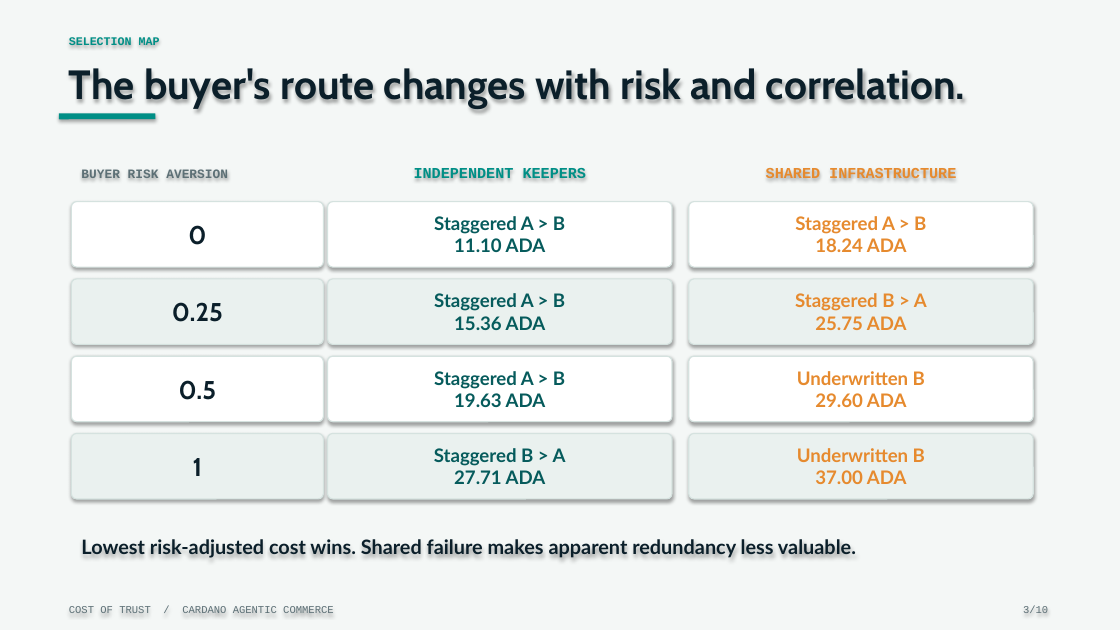
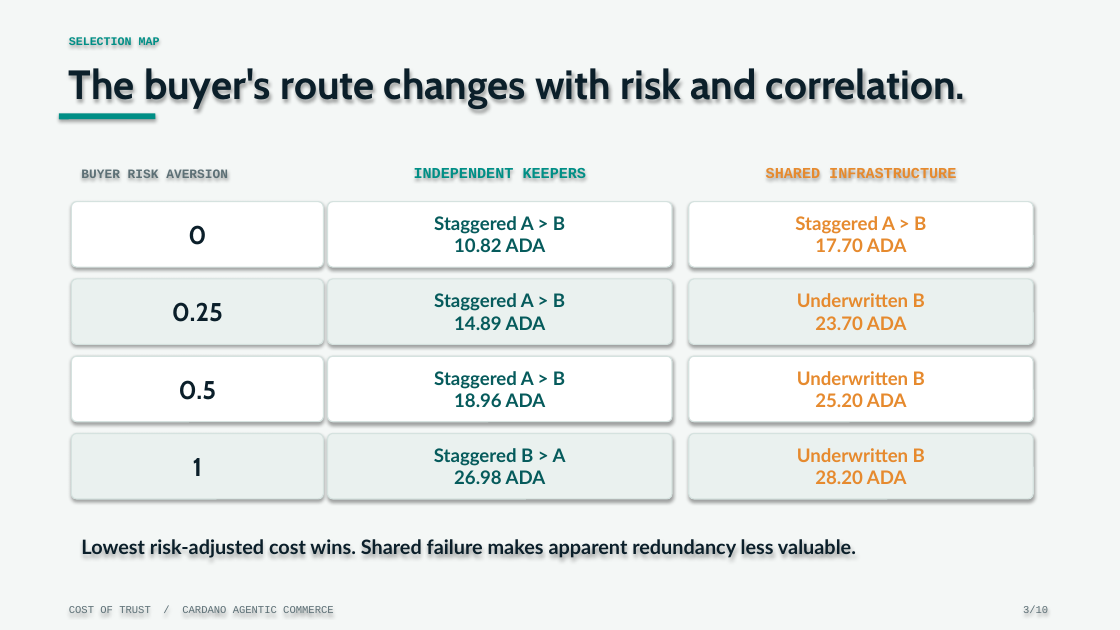
Before and after one commit to Sakibimam/cost-of-trust, a slide deck: slide 3 of deck/cost-of-trust.pptx. Drawn at 1120x630 pixels with LibreOffice and Linux fonts; fonts in the diff are those of the drawing. Boxes give left, top, right and bottom in pixels: in the first picture for what was removed or moved away, otherwise in the second. Text is boxed around its words. In the diff, an @@ line names an element or a change of style, - is before the commit and + after.

Commit message:
selection map numbers from the corrected router (bounded correlation, payout-matched coverage)
At loss 100: independent 10.82 / 14.89 / 18.96 / 26.98 ADA, shared 17.70 / 23.70 / 25.20 /
28.20 ADA for risk aversion 0 / 0.25 / 0.5 / 1; at 0.25 shared the route is now underwritten B.

```diff
--- a/deck/cost-of-trust.pptx
+++ b/deck/cost-of-trust.pptx
@@ text in rounded rectangle at bbox=[434, 216, 565, 252]: text changed @@
-Staggered A > B
-11.10 ADA
+Staggered A > B
+10.82 ADA
@@ text in rounded rectangle at bbox=[795, 216, 926, 252]: text changed @@
-Staggered A > B
-18.24 ADA
+Staggered A > B
+17.70 ADA
@@ text in rounded rectangle at bbox=[434, 293, 565, 330]: text changed @@
-Staggered A > B
-15.36 ADA
+Staggered A > B
+14.89 ADA
@@ text in rounded rectangle at bbox=[797, 293, 925, 330]: text changed @@
-Staggered B > A
-25.75 ADA
+Underwritten B
+23.70 ADA
@@ text in rounded rectangle at bbox=[434, 371, 565, 407]: text changed @@
-Staggered A > B
-19.63 ADA
+Staggered A > B
+18.96 ADA
@@ text in rounded rectangle at bbox=[797, 371, 925, 407]: text changed @@
-Underwritten B
-29.60 ADA
+Underwritten B
+25.20 ADA
@@ text in rounded rectangle at bbox=[434, 448, 566, 484]: text changed @@
-Staggered B > A
-27.71 ADA
+Staggered B > A
+26.98 ADA
@@ text in rounded rectangle at bbox=[797, 448, 925, 484]: text changed @@
-Underwritten B
-37.00 ADA
+Underwritten B
+28.20 ADA
```
Also in this commit, not shown: 1 other slide changed, 4 other files.
